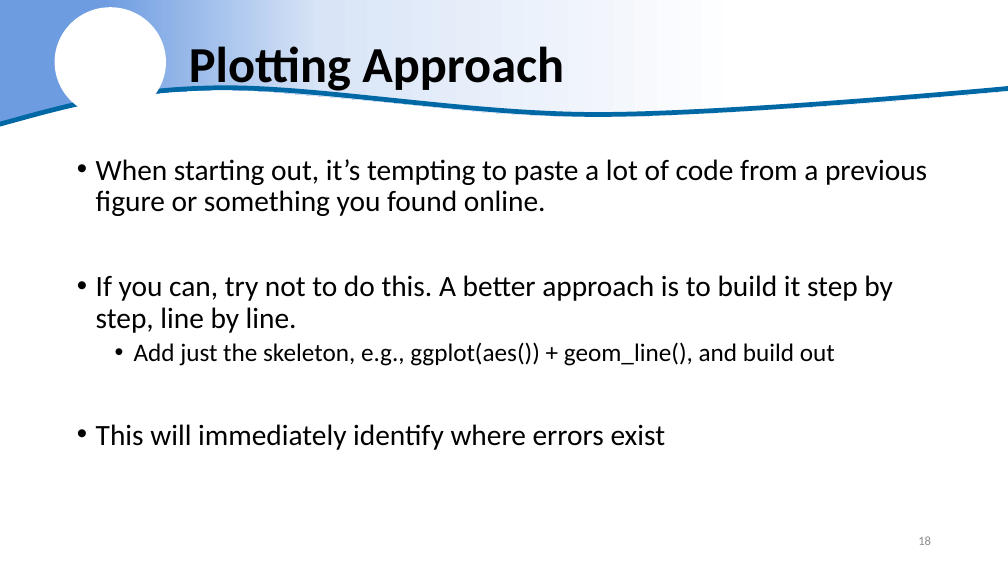
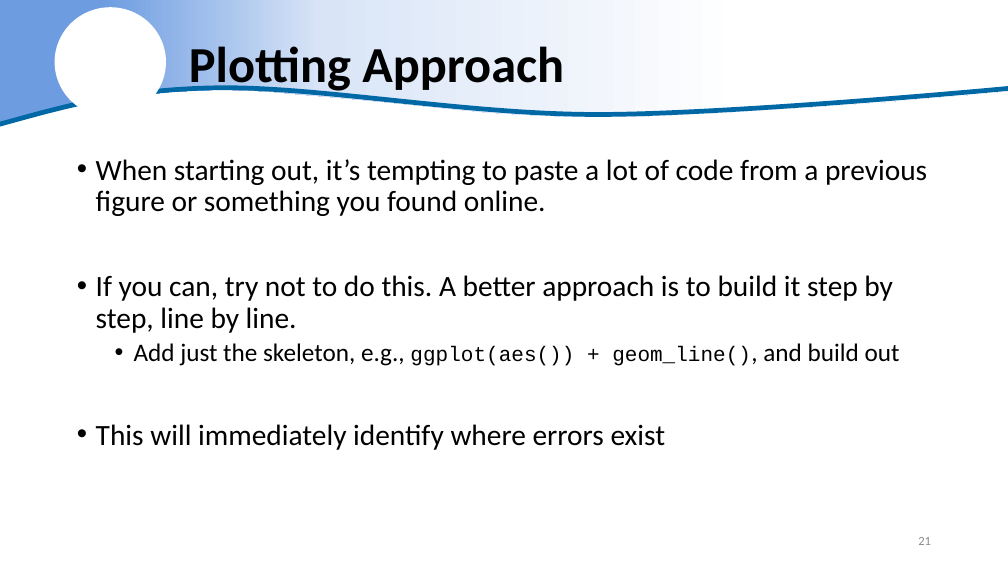
Before and after one commit to justinpriest/R_Intro_ADFG, a slide deck: slide 21 of The Basics of R - Day 2.pptx (slide 18 before the commit). Drawn at 1008x567 pixels with LibreOffice and Linux fonts; fonts in the diff are those of the drawing; background and template pictures are left out. Boxes give left, top, right and bottom in pixels: in the first picture for what was removed or moved away, otherwise in the second. Text is boxed around its words. In the diff, an @@ line names an element or a change of style, - is before the commit and + after.

```diff
--- a/The Basics of R - Day 2.pptx
+++ b/The Basics of R - Day 2.pptx
@@ text at (x1=134, y1=343, x2=900, y2=366): size 24 to 20 pt, font Calibri to Courier New in "ggplot(aes()) + geom_line()," @@
@@ page number at (x1=918, y1=537, x2=931, y2=545): text changed @@
-18
+21
```
Also in this commit, not shown: 17 other slides changed, 7 slides added, 19 other files.
